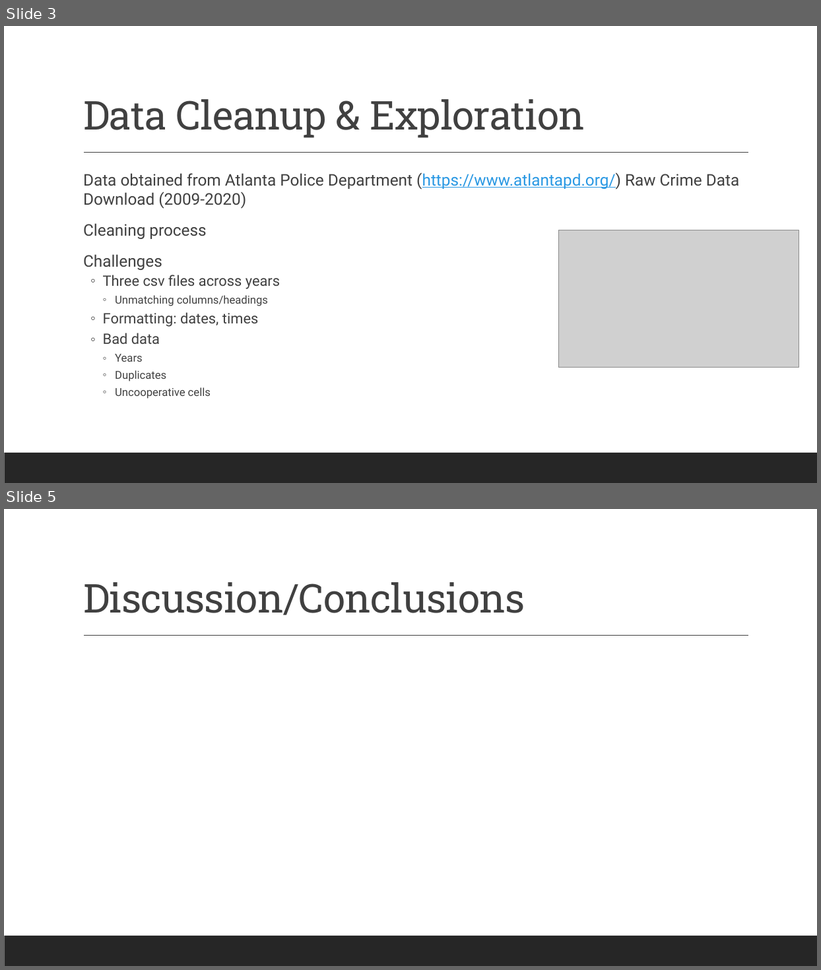
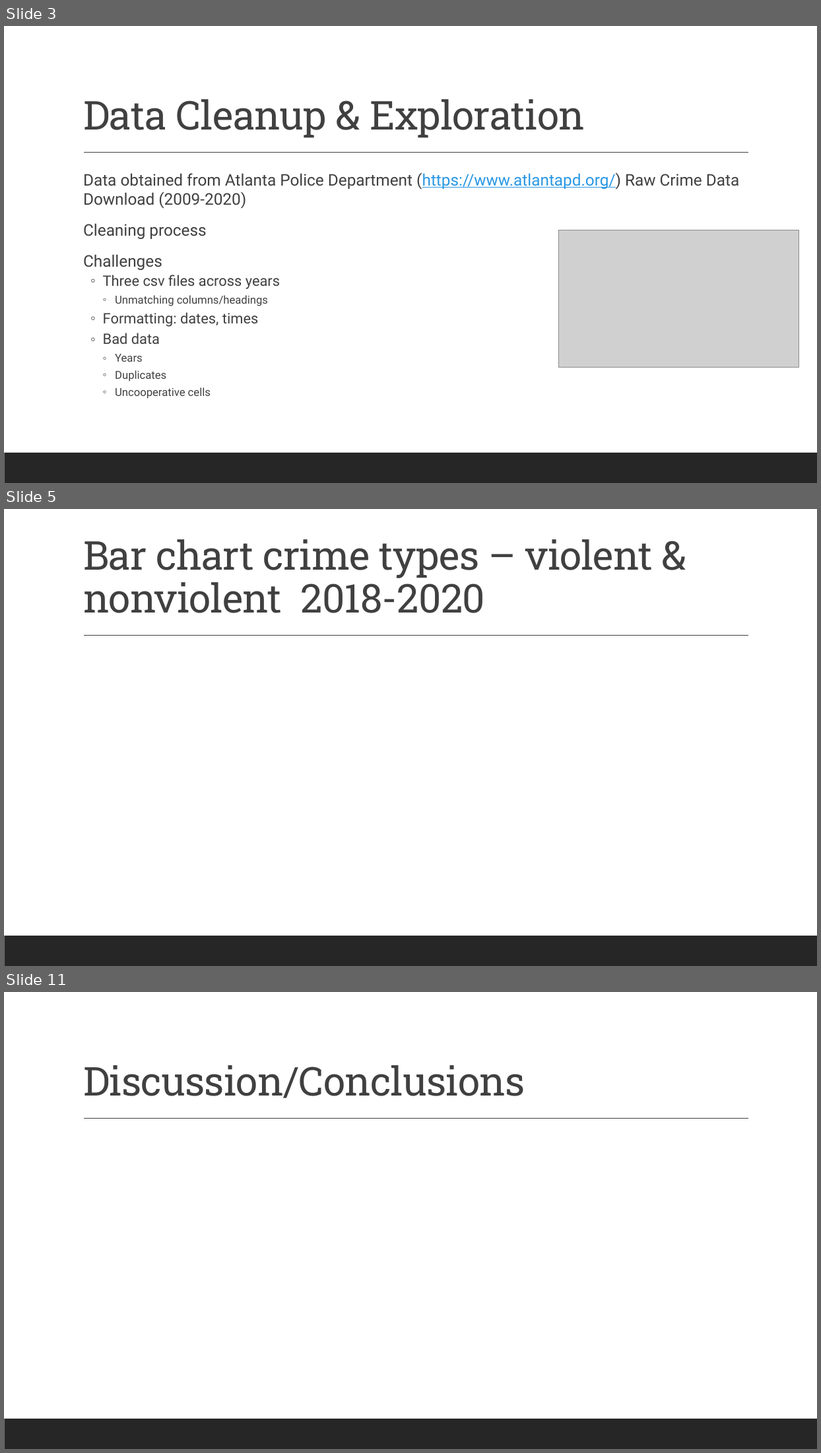
Before and after one commit to cayelsie/Crime-trends-in-Atlanta, a slide deck: Kelly/Crime Trends in the Atlanta Area.pptx. Shown one above the other, each under a label of ours: slides 3 and 5 before the commit, slides 3, 5 and 11 after it; the slides between them are not shown. The pictures are 821x970 and 821x1453 pixels, drawn with LibreOffice and Linux fonts; fonts in the diff are those of the drawing; grey boxes stand for pictures. Boxes give left, top, right and bottom in pixels: in the first picture for what was removed or moved away, otherwise in the second. Text is boxed around its words. In the diff, an @@ line names an element or a change of style, - is before the commit and + after.

```diff
--- a/Kelly/Crime Trends in the Atlanta Area.pptx
+++ b/Kelly/Crime Trends in the Atlanta Area.pptx
@@ slide 5 added at bbox=[4, 509, 817, 966], background #FFFFFF; not listed: 2 template elements that a slide beside it also shows @@
@@ title added at bbox=[83, 539, 653, 613], 47 pt, text #404040 @@
+Bar chart crime types – violent & nonviolent 2018-2020
@@ what was slide 5 is now slide 11 @@
```
Also in this commit, not shown: 2 slides changed, 6 other slides added, 8 other files.
